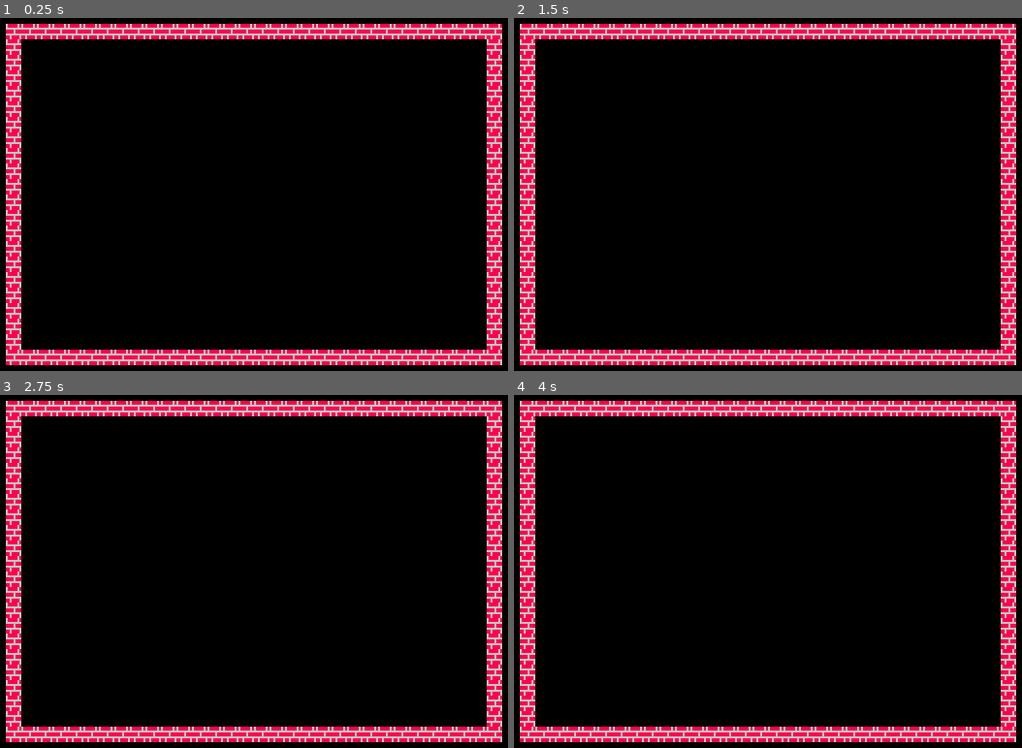
Above: before the commit, frames 1-4 (two rows, left to right).
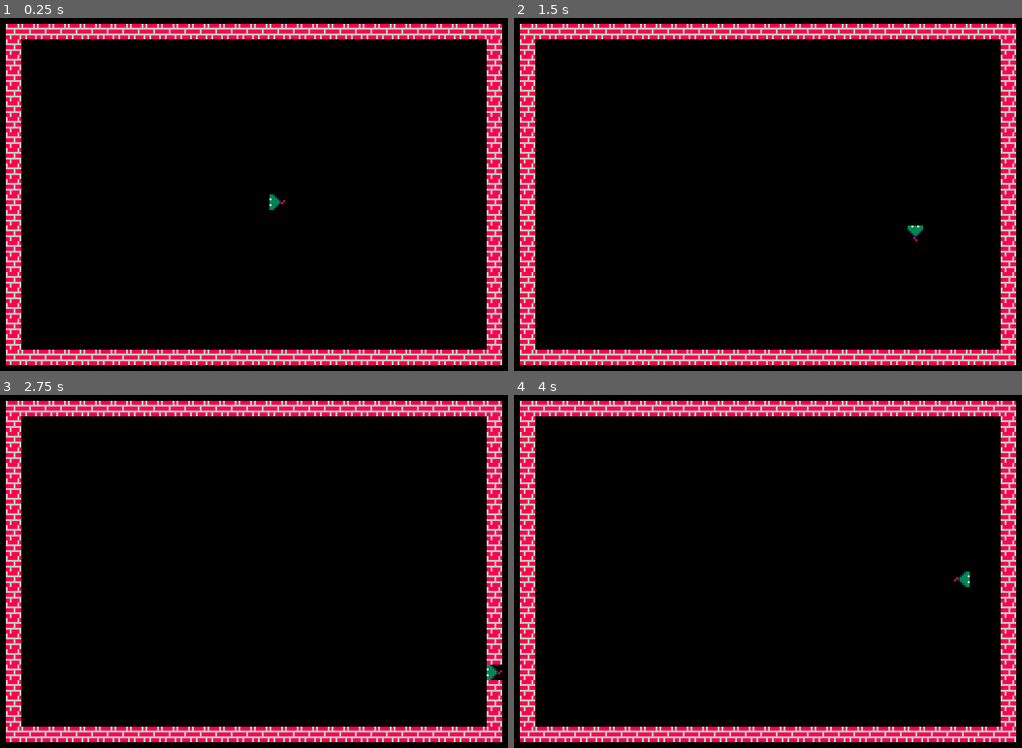
Above: after the commit, the same moments.

Repository: Kaiser005/Snake
Game: Godot game, scene res://scenes/main.tscn
Two runs of this game, one before a commit and one after it. Both use one fixed random seed, a clock stepped at 60 frames per second and the inputs below.
Inputs:
- Up to frame 1 (0.25 s): no input
- Up to frame 2 (1.5 s): hold D (right, bound only after the commit) 0.53-1.28 s; hold S (down, bound only after the commit) from 1.28 s (still down)
- Up to frame 3 (2.75 s): release S (down, bound only after the commit) at 2.03 s; hold D (right, bound only after the commit) from 2.03 s (still down)
- Up to frame 4 (4 s): release D (right, bound only after the commit) at 2.78 s; hold W (up, bound only after the commit) 2.78-3.53 s; hold A (left, bound only after the commit) from 3.53 s (still down)

The runs differ from the first frame. In frame 1, less than 0.1% of the frame differs, in the area x 53-57%, y 50-55%; in frame 2, less than 0.1%; in frame 3, 0.1%, in the area x 95-99%, y 76-81%; in frame 4, less than 0.1%.

Commit message:
Movimento e generazione della testa in griglia

Diff:
--- a/project.godot
+++ b/project.godot
@@ -24,12 +24,40 @@
 window/stretch/mode="viewport"
 window/stretch/scale_mode="integer"
 
+[input]
+
+up={
+"deadzone": 0.2,
+"events": [Object(InputEventKey,"resource_local_to_scene":false,"resource_name":"","device":-1,"window_id":0,"alt_pressed":false,"shift_pressed":false,"ctrl_pressed":false,"meta_pressed":false,"pressed":false,"keycode":0,"physical_keycode":87,"key_label":0,"unicode":119,"location":0,"echo":false,"script":null)
+, Object(InputEventKey,"resource_local_to_scene":false,"resource_name":"","device":-1,"window_id":0,"alt_pressed":false,"shift_pressed":false,"ctrl_pressed":false,"meta_pressed":false,"pressed":false,"keycode":0,"physical_keycode":4194320,"key_label":0,"unicode":0,"location":0,"echo":false,"script":null)
+]
+}
+down={
+"deadzone": 0.2,
+"events": [Object(InputEventKey,"resource_local_to_scene":false,"resource_name":"","device":-1,"window_id":0,"alt_pressed":false,"shift_pressed":false,"ctrl_pressed":false,"meta_pressed":false,"pressed":false,"keycode":0,"physical_keycode":83,"key_label":0,"unicode":115,"location":0,"echo":false,"script":null)
+, Object(InputEventKey,"resource_local_to_scene":false,"resource_name":"","device":-1,"window_id":0,"alt_pressed":false,"shift_pressed":false,"ctrl_pressed":false,"meta_pressed":false,"pressed":false,"keycode":0,"physical_keycode":4194322,"key_label":0,"unicode":0,"location":0,"echo":false,"script":null)
+]
+}
+left={
+"deadzone": 0.2,
+"events": [Object(InputEventKey,"resource_local_to_scene":false,"resource_name":"","device":-1,"window_id":0,"alt_pressed":false,"shift_pressed":false,"ctrl_pressed":false,"meta_pressed":false,"pressed":false,"keycode":0,"physical_keycode":65,"key_label":0,"unicode":97,"location":0,"echo":false,"script":null)
+, Object(InputEventKey,"resource_local_to_scene":false,"resource_name":"","device":-1,"window_id":0,"alt_pressed":false,"shift_pressed":false,"ctrl_pressed":false,"meta_pressed":false,"pressed":false,"keycode":0,"physical_keycode":4194319,"key_label":0,"unicode":0,"location":0,"echo":false,"script":null)
+]
+}
+right={
+"deadzone": 0.2,
+"events": [Object(InputEventKey,"resource_local_to_scene":false,"resource_name":"","device":-1,"window_id":0,"alt_pressed":false,"shift_pressed":false,"ctrl_pressed":false,"meta_pressed":false,"pressed":false,"keycode":0,"physical_keycode":68,"key_label":0,"unicode":100,"location":0,"echo":false,"script":null)
+, Object(InputEventKey,"resource_local_to_scene":false,"resource_name":"","device":-1,"window_id":0,"alt_pressed":false,"shift_pressed":false,"ctrl_pressed":false,"meta_pressed":false,"pressed":false,"keycode":0,"physical_keycode":4194321,"key_label":0,"unicode":0,"location":0,"echo":false,"script":null)
+]
+}
+
 [physics]
 
 3d/physics_engine="Jolt Physics"
 
 [rendering]
 
+textures/canvas_textures/default_texture_filter=0
 rendering_device/driver.windows="d3d12"
 renderer/rendering_method="gl_compatibility"
 renderer/rendering_method.mobile="gl_compatibility"
--- a/scenes/main.tscn
+++ b/scenes/main.tscn
@@ -2,6 +2,7 @@
 
 [ext_resource type="Script" uid="uid://dhhyd02w2giku" path="res://scripts/main.gd" id="1_0wfyh"]
 [ext_resource type="Texture2D" uid="uid://cttoouthhly3" path="res://sprite/snake.png" id="1_o5qli"]
+[ext_resource type="PackedScene" uid="uid://c1a2nh06rywoo" path="res://scenes/player.tscn" id="3_sugp2"]
 
 [sub_resource type="TileSetAtlasSource" id="TileSetAtlasSource_0wfyh"]
 texture = ExtResource("1_o5qli")
@@ -105,3 +106,12 @@
 [node name="Arena" type="TileMapLayer" parent="TileMaps" unique_id=967248756]
 tile_map_data = PackedByteArray("AAAIAAMAAAAMAAAAAAAIAAQAAAAMAAAAAAAIAAUAAAAMAAAAAAAIAAYAAAAMAAAAAAAIAAcAAAAMAAAAAAAIAA …(1584 unchanged characters)…
 tile_set = SubResource("TileSet_6pmnr")
+
+[node name="Player" parent="." unique_id=2068208033 instance=ExtResource("3_sugp2")]
+position = Vector2(150, 93)
+
+[node name="Timer" type="Timer" parent="." unique_id=1289304259]
+wait_time = 0.13
+autostart = true
+
+[connection signal="timeout" from="Timer" to="Player" method="_on_timer_timeout"]
--- a/scenes/player.tscn
+++ b/scenes/player.tscn
@@ -1,3 +1,70 @@
 [gd_scene format=3 uid="uid://c1a2nh06rywoo"]
 
-[node name="Player" type="Node2D" unique_id=802475343]
+[ext_resource type="Texture2D" uid="uid://cttoouthhly3" path="res://sprite/snake.png" id="1_3vyb7"]
+[ext_resource type="Script" uid="uid://b1wkn2khu2l10" path="res://scripts/player.gd" id="1_g2els"]
+
+[sub_resource type="AtlasTexture" id="AtlasTexture_g2els"]
+atlas = ExtResource("1_3vyb7")
+region = Rect2(24, 24, 8, 8)
+
+[sub_resource type="AtlasTexture" id="AtlasTexture_qhqgy"]
+atlas = ExtResource("1_3vyb7")
+region = Rect2(16, 24, 8, 8)
+
+[sub_resource type="AtlasTexture" id="AtlasTexture_dqkch"]
+atlas = ExtResource("1_3vyb7")
+region = Rect2(32, 24, 8, 8)
+
+[sub_resource type="AtlasTexture" id="AtlasTexture_qlg0r"]
+atlas = ExtResource("1_3vyb7")
+region = Rect2(8, 24, 8, 8)
+
+[sub_resource type="SpriteFrames" id="SpriteFrames_6pmnr"]
+animations = [{
+"frames": [{
+"duration": 1.0,
+"texture": SubResource("AtlasTexture_g2els")
+}],
+"loop": 1,
+"name": &"Down",
+"speed": 5.0
+}, {
+"frames": [{
+"duration": 1.0,
+"texture": SubResource("AtlasTexture_qhqgy")
+}],
+"loop": 1,
+"name": &"Left",
+"speed": 5.0
+}, {
+"frames": [{
+"duration": 1.0,
+"texture": SubResource("AtlasTexture_dqkch")
+}],
+"loop": 1,
+"name": &"Right",
+"speed": 5.0
+}, {
+"frames": [{
+"duration": 1.0,
+"texture": SubResource("AtlasTexture_qlg0r")
+}],
+"loop": 1,
+"name": &"Up",
+"speed": 5.0
+}]
+
+[sub_resource type="RectangleShape2D" id="RectangleShape2D_qa2gp"]
+size = Vector2(6, 6)
+
+[node name="Player" type="Node2D" unique_id=709196062]
+script = ExtResource("1_g2els")
+
+[node name="CharacterBody2D" type="CharacterBody2D" parent="." unique_id=1795624070]
+
+[node name="Sprite2D" type="AnimatedSprite2D" parent="CharacterBody2D" unique_id=1150819935]
+sprite_frames = SubResource("SpriteFrames_6pmnr")
+animation = &"Down"
+
+[node name="CollisionShape2D" type="CollisionShape2D" parent="CharacterBody2D" unique_id=1614749587]
+shape = SubResource("RectangleShape2D_qa2gp")
--- a/scripts/main.gd
+++ b/scripts/main.gd
@@ -4,3 +4,6 @@
 const CELL_SIZE := 8
 const ARENA_ORIGIN := Vector2i(8, 3)
 const ARENA_SIZE := Vector2i(32, 22)
+
+static func cell_to_pixel(cell: Vector2i) -> Vector2:
+	return Vector2(cell) * CELL_SIZE + Vector2.ONE * CELL_SIZE / 2
--- /dev/null
+++ b/scripts/player.gd
@@ -0,0 +1,37 @@
+extends Node2D
+
+
+var cella: Vector2i = Grid.ARENA_ORIGIN + Grid.ARENA_SIZE / 2
+var direzione: Vector2i = Vector2i.RIGHT
+var prossima_direzione: Vector2i = Vector2i.RIGHT
+@onready var sprite_2d: AnimatedSprite2D = $CharacterBody2D/Sprite2D
+
+const ANIM_BY_DIR := {
+	Vector2i.UP: "Up",
+	Vector2i.DOWN: "Down",
+	Vector2i.LEFT: "Left",
+	Vector2i.RIGHT: "Right",
+}
+
+
+
+func _ready() -> void:
+	position = Grid.cell_to_pixel(cella)
+
+
+func _unhandled_input(event: InputEvent) -> void:
+	if event.is_action_pressed("down") and direzione + Vector2i.DOWN != Vector2i.ZERO:
+		prossima_direzione = Vector2i.DOWN
+	elif event.is_action_pressed("up") and direzione + Vector2i.UP != Vector2i.ZERO:
+		prossima_direzione = Vector2i.UP
+	elif event.is_action_pressed("left") and direzione + Vector2i.LEFT != Vector2i.ZERO:
+		prossima_direzione = Vector2i.LEFT
+	elif event.is_action_pressed("right") and direzione + Vector2i.RIGHT != Vector2i.ZERO:
+		prossima_direzione = Vector2i.RIGHT
+
+
+func _on_timer_timeout() -> void:
+	direzione = prossima_direzione
+	cella += prossima_direzione
+	position = Grid.cell_to_pixel(cella)
+	sprite_2d.play(ANIM_BY_DIR[direzione])
Not shown, added: scripts/player.gd.uid
